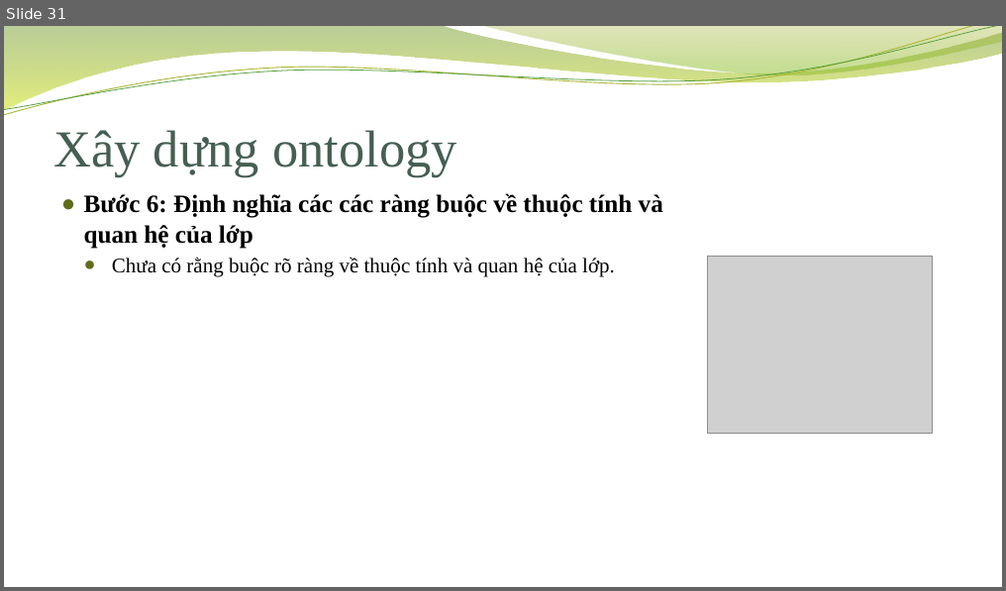
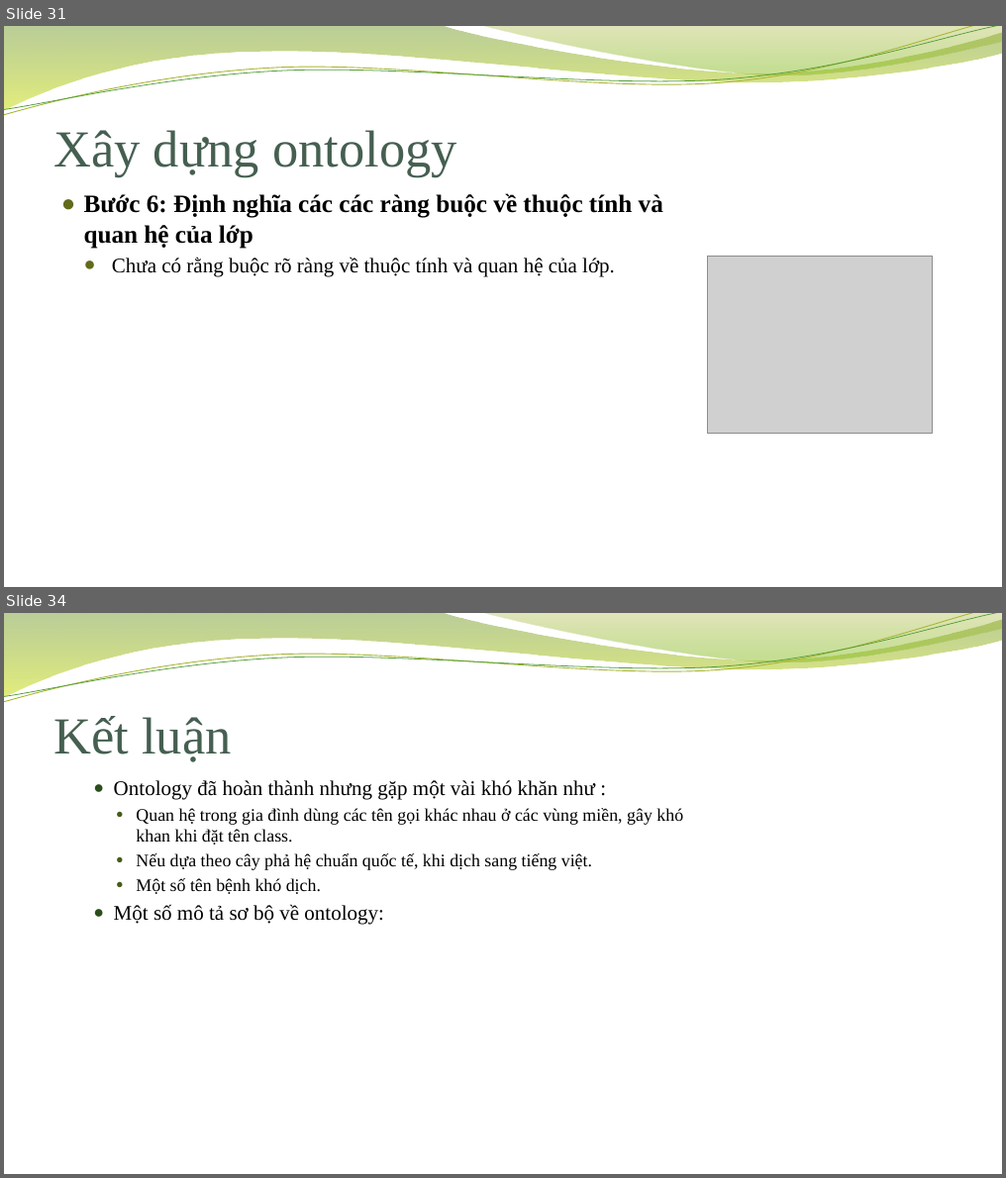
Before and after one commit to dvhchuot/ontology_heathy, a slide deck: Family_Health.pptx. Shown one above the other, each under a label of ours: slide 31 before the commit, slides 31 and 34 after it; the slides between them are not shown. The pictures are 1006x591 and 1006x1178 pixels, drawn with LibreOffice and Linux fonts; fonts in the diff are those of the drawing; grey boxes stand for pictures; background and template pictures are left out. Boxes give left, top, right and bottom in pixels: in the first picture for what was removed or moved away, otherwise in the second. Text is boxed around its words. In the diff, an @@ line names an element or a change of style, - is before the commit and + after.

```diff
--- a/Family_Health.pptx
+++ b/Family_Health.pptx
@@ slide 34 added at (x1=4, y1=613, x2=1002, y2=1174), background picture (left out); not listed: 4 template elements that a slide beside it also shows @@
@@ title added at (x1=54, y1=716, x2=231, y2=762), 50 pt, text #455F51 @@
+Kết luận
@@ text added at (x1=114, y1=780, x2=683, y2=925), 17 pt, text #000000 @@
+  ● Ontology đã hoàn thành nhưng gặp một vài khó khăn như :
+    ● Quan hệ trong gia đình dùng các tên gọi khác nhau ở các vùng miền, gây khó khan khi đặt tên class.
+    ● Nếu dựa theo cây phả hệ chuẩn quốc tế, khi dịch sang tiếng việt.
+    ● Một số tên bệnh khó dịch.
+  ● Một số mô tả sơ bộ về ontology:
```
Also in this commit, not shown: 2 slides changed, 6 other slides added.
